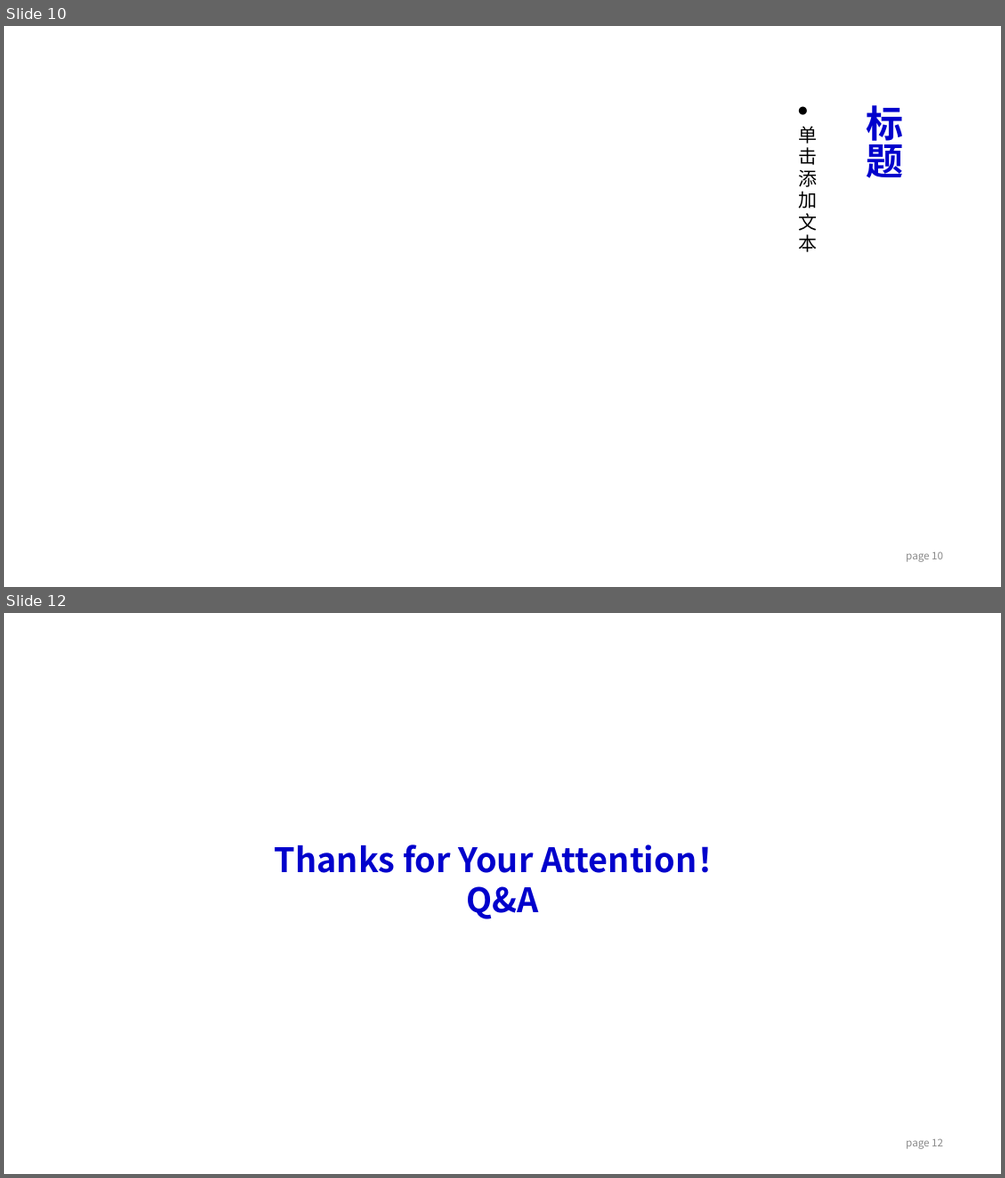
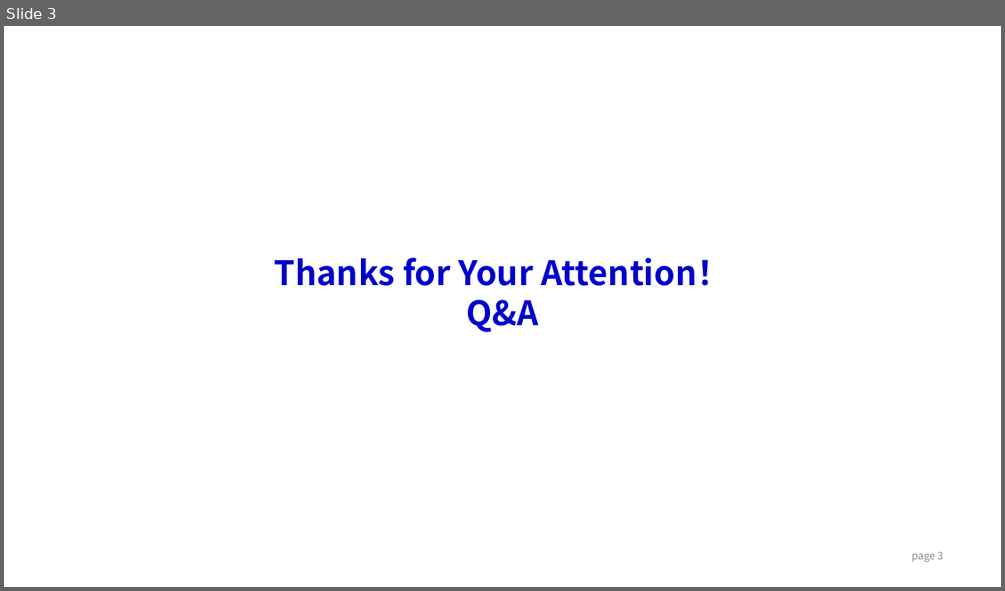
Before and after one commit to dzx0217/dzx0217.github.io, a slide deck: contents/ppt/Template.pptx. Shown one above the other, each under a label of ours: slides 10 and 12 before the commit, slide 3 after it; the slides between them are not shown. The pictures are 1005x1178 and 1005x591 pixels, drawn with LibreOffice and Linux fonts; fonts in the diff are those of the drawing. Boxes give left, top, right and bottom in pixels: in the first picture for what was removed or moved away, otherwise in the second. Text is boxed around its words. In the diff, an @@ line names an element or a change of style, - is before the commit and + after.

```diff
--- a/contents/ppt/Template.pptx
+++ b/contents/ppt/Template.pptx
@@ slide 10 removed at (4, 26, 1001, 587), background #FFFFFF @@
@@ title removed at (866, 105, 904, 178) @@
-标题
@@ text removed at (798, 126, 817, 252) @@
-● 单击添加文本
@@ page number removed at (906, 551, 943, 562) @@
-page 10
@@ what was slide 12 is now slide 3 @@
@@ page number at (912, 551, 943, 562): text changed @@
-page 12
+page 3
```
Also in this commit, not shown: 1 slide changed, 1 slide added, 9 other slides removed.
